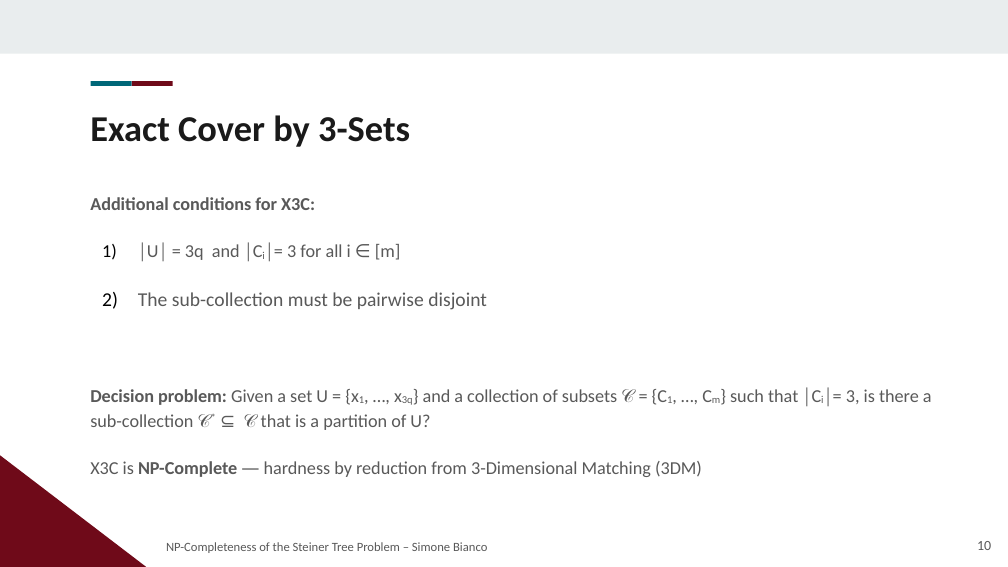
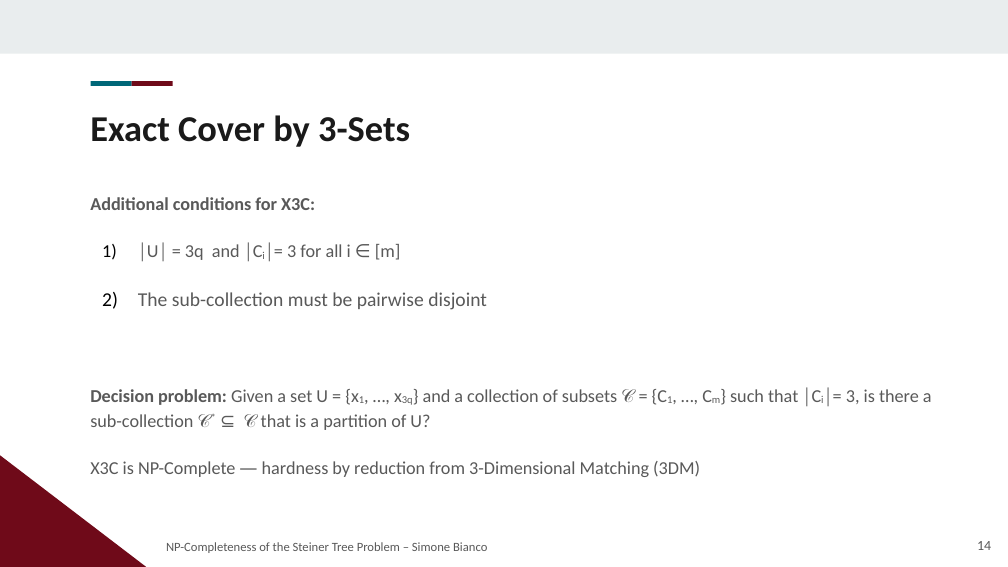
Before and after one commit to Exyss/university-notes, a slide deck: slide 14 of Presentations/Steiner Tree/slides.odp (slide 10 before the commit). Drawn at 1008x567 pixels with LibreOffice and Linux fonts; fonts in the diff are those of the drawing; background and template pictures are left out. Boxes give left, top, right and bottom in pixels: in the first picture for what was removed or moved away, otherwise in the second. Text is boxed around its words. In the diff, an @@ line names an element or a change of style, - is before the commit and + after.

```diff
--- a/Presentations/Steiner Tree/slides.odp
+++ b/Presentations/Steiner Tree/slides.odp
@@ text at [90, 461, 700, 477]: bold off in "NP-Complete" @@
@@ page number at [977, 541, 991, 550]: text changed @@
-10
+14
```
Also in this commit, not shown: 7 other slides changed, 2 slides added, 26 other files.
